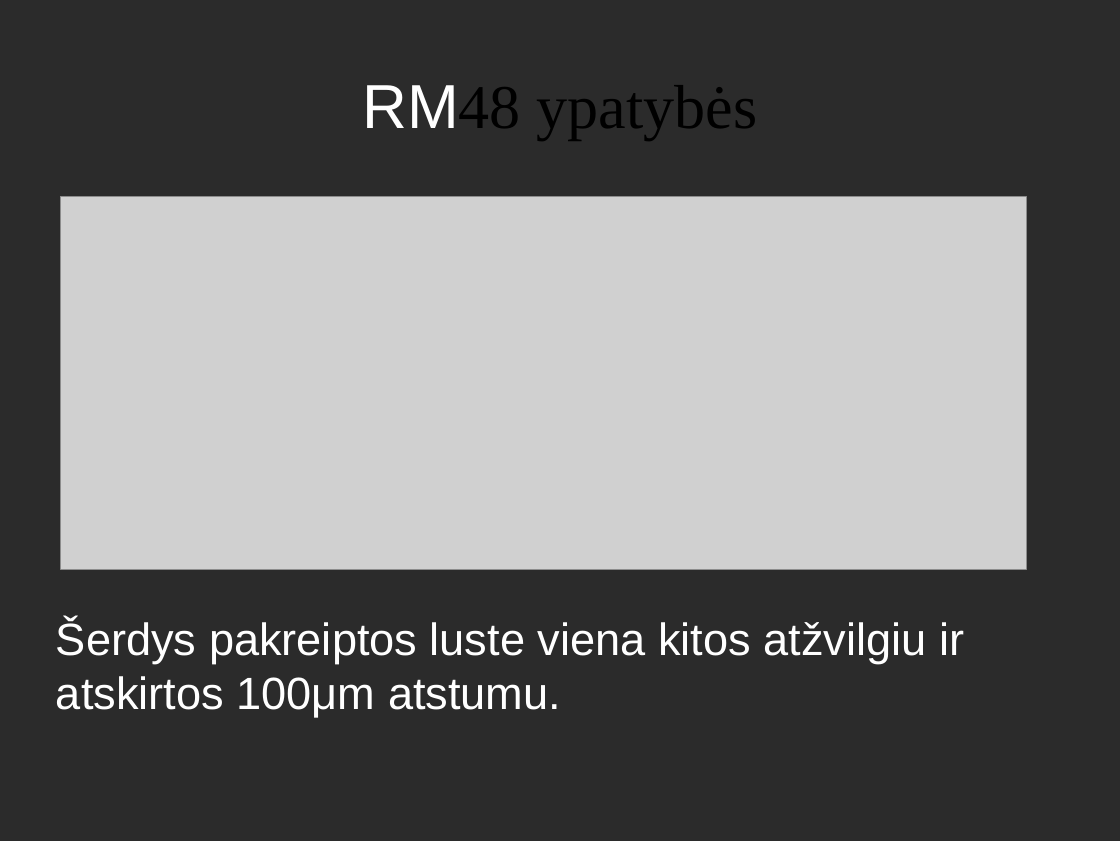
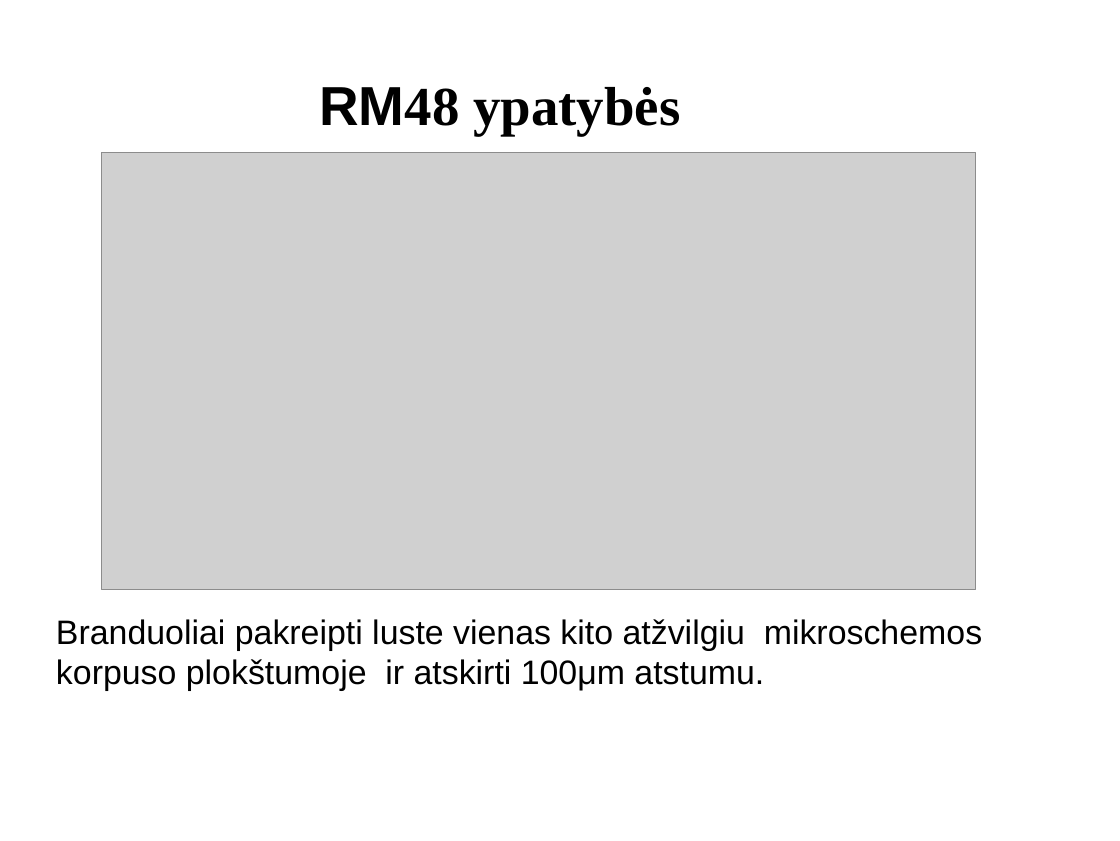
Before and after one commit to kurmis/bakis, a slide deck: slide 6 of pristatymas bak/Mindaugas Kurmauskas.odp. Drawn at 1120x841 pixels with LibreOffice and Linux fonts; fonts in the diff are those of the drawing; grey boxes stand for pictures; background and template pictures are left out; a plain dark background stands for a picture behind light text. Boxes give left, top, right and bottom in pixels: in the first picture for what was removed or moved away, otherwise in the second. Text is boxed around its words. In the diff, an @@ line names an element or a change of style, - is before the commit and + after.

```diff
--- a/pristatymas bak/Mindaugas Kurmauskas.odp
+++ b/pristatymas bak/Mindaugas Kurmauskas.odp
@@ background picture (left out) to #FFFFFF @@
@@ title "RM48 ypatybės" moved from (x1=362, y1=85, x2=758, y2=140) to (x1=319, y1=87, x2=680, y2=136) @@
@@ title "RM48 ypatybės" at (x1=319, y1=87, x2=680, y2=136): size 44 to 38.9 pt, bold on; text colour #FFFFFF to #000000 in "RM48" @@
@@ picture resized from (x1=61, y1=196, x2=1026, y2=569) to (x1=102, y1=152, x2=976, y2=589) @@
@@ text at (x1=56, y1=619, x2=982, y2=691): text changed; size 32 to 24 pt; text colour #FFFFFF to #000000 @@
-Šerdys pakreiptos luste viena kitos atžvilgiu ir atskirtos 100μm atstumu.
+Branduoliai pakreipti luste vienas kito atžvilgiu mikroschemos korpuso plokštumoje ir atskirti 100μm atstumu.
```
Also in this commit, not shown: 13 other slides changed, 6 other files.
